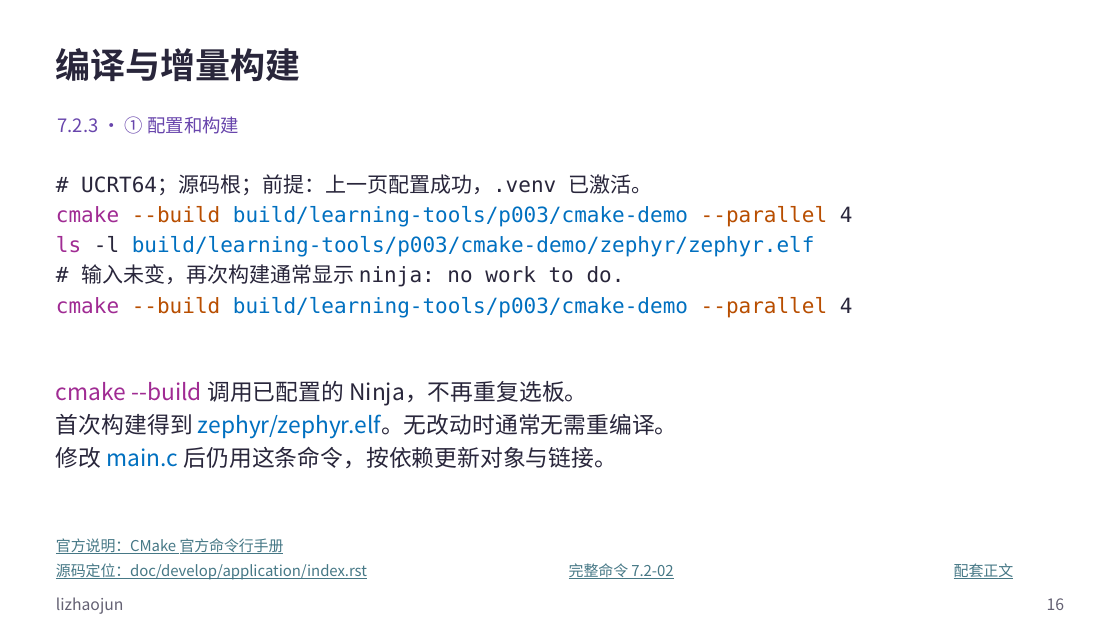
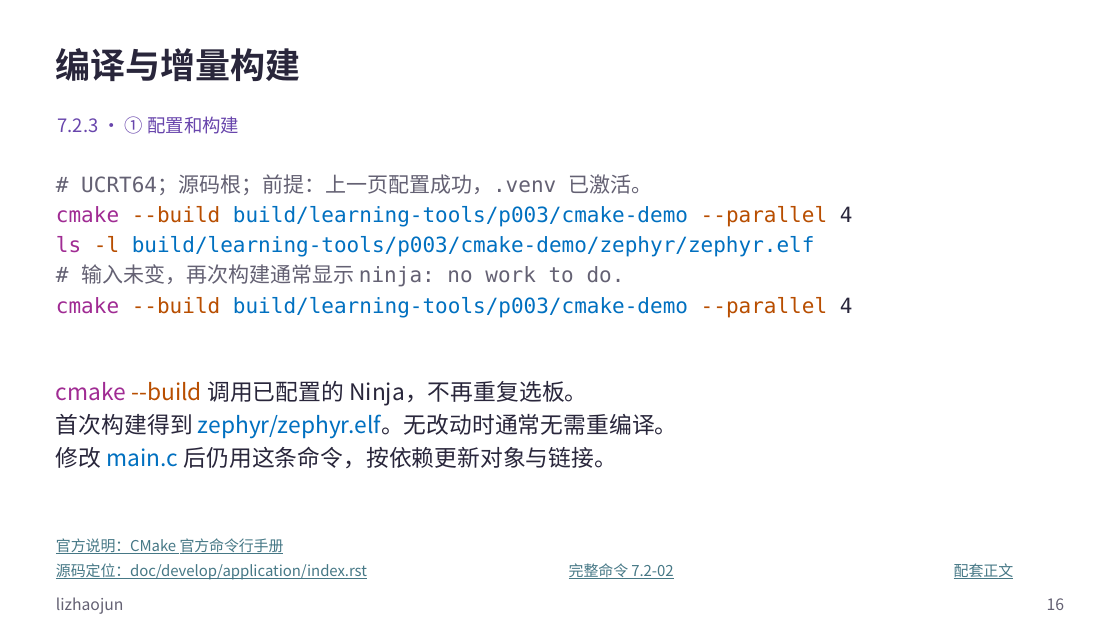
Before and after one commit to FormingSystem/zephyr_hc32f4a0, a slide deck: slide 16 of learning/P01_zephyr_make_project/slides/P007_Zephyr应用构建_Windows.pptx. Drawn at 1120x630 pixels with LibreOffice and Linux fonts; fonts in the diff are those of the drawing. Boxes give left, top, right and bottom in pixels: in the first picture for what was removed or moved away, otherwise in the second. Text is boxed around its words. In the diff, an @@ line names an element or a change of style, - is before the commit and + after.

Commit message:
content(learning/application-build): 统一Zephyr应用构建的图文标色
- 使应用入口、源码目录、构建参数和命令各有对应颜色，校正包结构页的正文定位并保留构建流程。
- 正式 PPT 与可重建原生源同步，保留封面、媒体、批注和非正文页脚署名。

```diff
--- a/learning/P01_zephyr_make_project/slides/P007_Zephyr应用构建_Windows.pptx
+++ b/learning/P01_zephyr_make_project/slides/P007_Zephyr应用构建_Windows.pptx
@@ text at <box>56,174,815,287</box>: text colour #29263B to #646173 in "# UCRT64；源码根；前提：上一页配置成功，.venv 已激活。", "# 输入未变，再次构建通常显示 ninja: no work to do."; text colour #29263B to #B84E00 in "-l" @@
@@ text at <box>56,381,587,406</box>: text colour #A02B93 to #B84E00 in "--build" @@
```
Also in this commit, not shown: 11 other slides changed, 17 other files.
